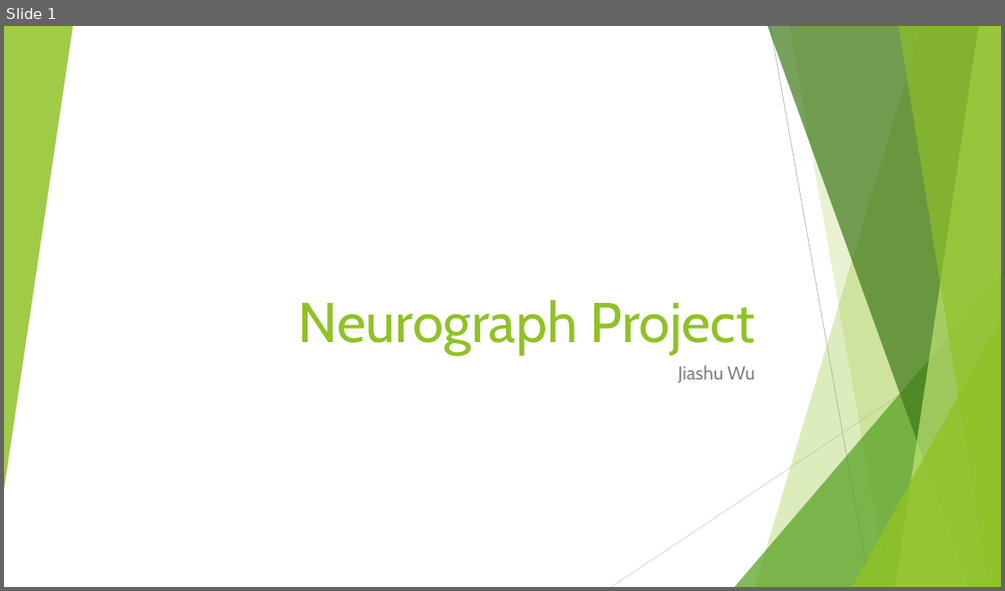
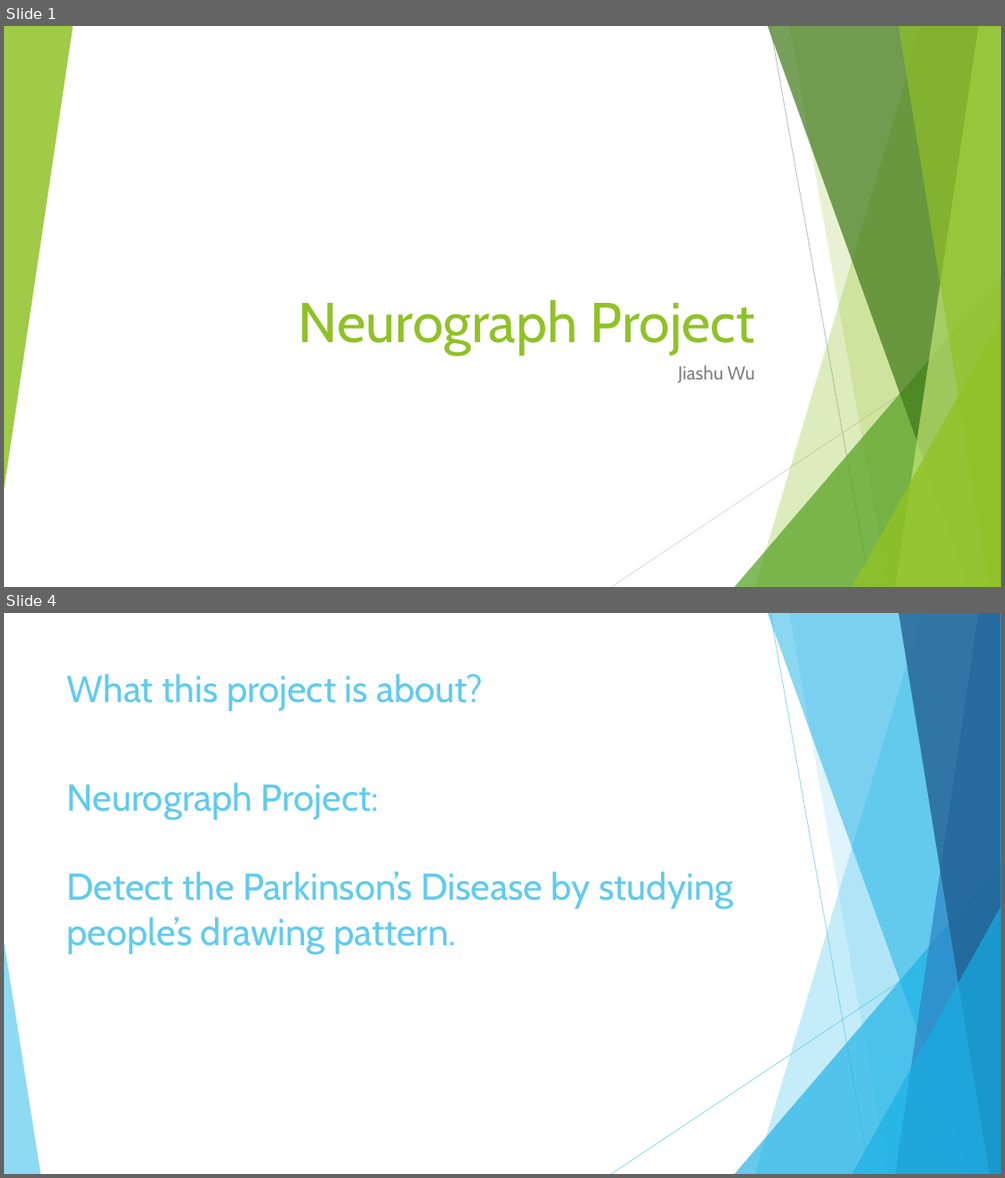
Before and after one commit to JiashuWu/NeuroGraph, a slide deck: Neurograph Project Presentation/Neurograph Presentation Jiashu Wu.pptx. Shown one above the other, each under a label of ours: slide 1 before the commit, slides 1 and 4 after it; the slides between them are not shown. The pictures are 1005x591 and 1005x1178 pixels, drawn with LibreOffice and Linux fonts; fonts in the diff are those of the drawing. Boxes give left, top, right and bottom in pixels: in the first picture for what was removed or moved away, otherwise in the second. Text is boxed around its words. In the diff, an @@ line names an element or a change of style, - is before the commit and + after.

```diff
--- a/Neurograph Project Presentation/Neurograph Presentation Jiashu Wu.pptx
+++ b/Neurograph Project Presentation/Neurograph Presentation Jiashu Wu.pptx
@@ slide 4 added at [4,613,1001,1174], background #FFFFFF @@
@@ title added at [67,674,483,711], 36 pt, text #5FCBEF @@
+What this project is about?
@@ text added at [67,782,733,954], 36 pt, text #5FCBEF @@
+Neurograph Project:
+Detect the Parkinson’s Disease by studying people’s drawing pattern.
@@ group added at [4,613,1001,1174]: 5 freeform shapes, 3 triangles, 2 lines @@
```
Also in this commit, not shown: 9 slides changed, 6 other slides added, 1 other file.
